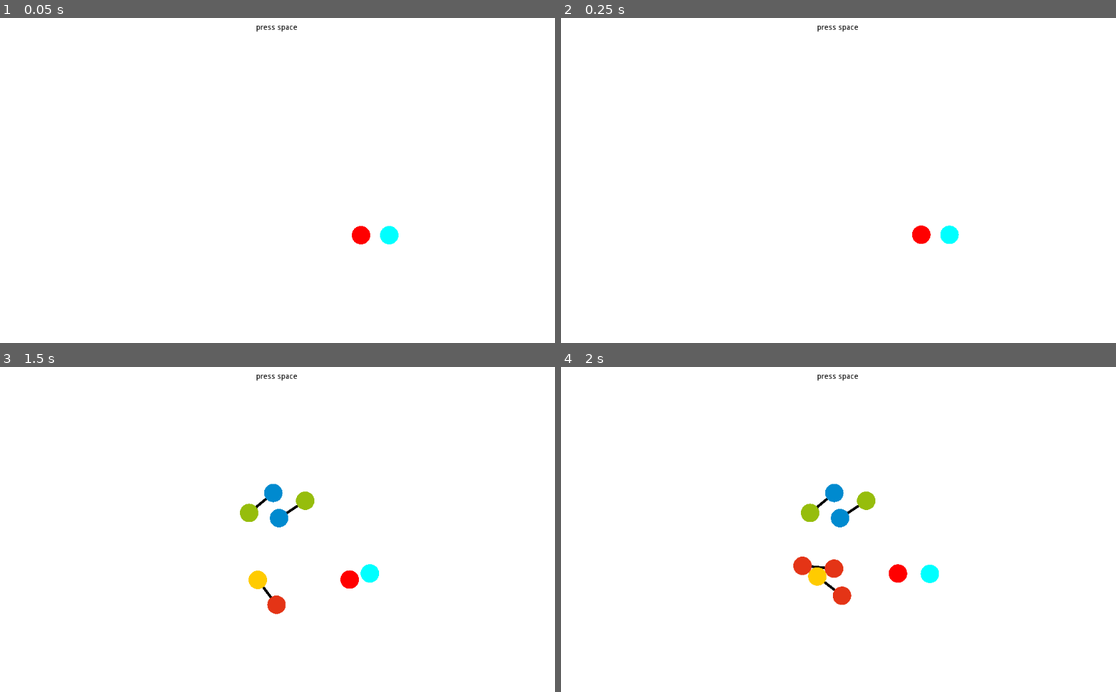
Above: before the commit, frames 1-4 (two rows, left to right).
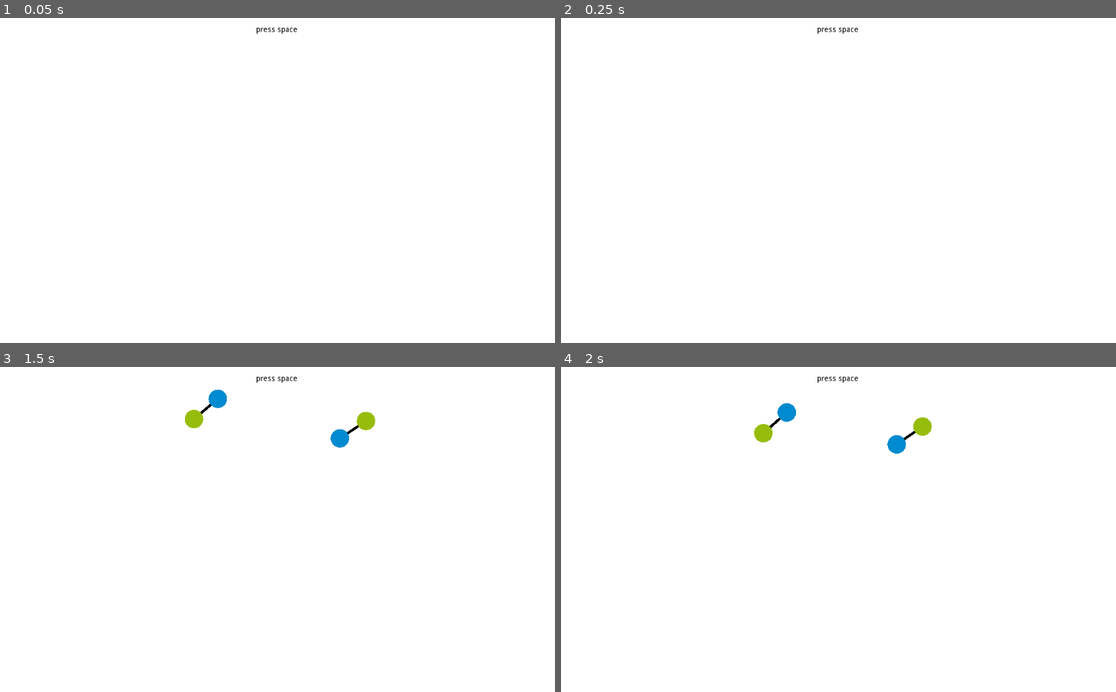
Above: after the commit, the same moments.

Repository: payload/naubino-godot
Game: Godot game, scene res://Game.tscn
Same seed, same stepped clock (60 frames per second), same inputs: the game is played once before the commit and once after it.
Inputs (mouse positions are in pixels of both pictures, inside the frame that each line leads up to):
- Up to frame 1 (0.05 s): no input
- Up to frame 2 (0.25 s): no input
- Up to frame 3 (1.5 s): tap Space (spawn_random) at 0.5, 0.6, 1.25 s; move the mouse to (355, 581) at 0.52 s; click (355, 581) at 0.67 s; move the mouse to (371, 575) at 1.27 s; click (371, 575) at 1.35 s
- Up to frame 4 (2 s): tap Space (spawn_random) at 1.55 s

The runs differ from the first frame. In frame 1, 0.4% of the frame differs, in the area x 46-72%, y 2-70%; in frame 2, 0.4%; in frame 3, 2.1%; in frame 4, 2.4%, in the area x 34-69%, y 2-74%.

Commit message:
fix ui center

Diff:
--- a/Game.gd
+++ b/Game.gd
@@ -10,7 +10,7 @@
 		var naub2: Naub = NaubScene.instance()
 
 		var radius_sum = naub1.radius + naub2.radius
-		var r = get_viewport_rect().size.x * 0.2
+		var r = get_viewport_rect().size.x
 		var pos = Vector2(r * sqrt(randf()), 0).rotated(TAU * randf())
 		var off = Vector2(radius_sum * 1.7 / 2, 0).rotated(TAU * randf())
 		naub1.global_position = pos + off
--- a/Game.tscn
+++ b/Game.tscn
@@ -1,6 +1,5 @@
-[gd_scene load_steps=7 format=2]
+[gd_scene load_steps=6 format=2]
 
-[ext_resource path="res://Naub.tscn" type="PackedScene" id=1]
 [ext_resource path="res://Game.gd" type="Script" id=2]
 [ext_resource path="res://Autopilot.gd" type="Script" id=3]
 [ext_resource path="res://NaubinoRules.gd" type="Script" id=4]
@@ -12,17 +11,8 @@
 radius = 100.0
 
 [node name="Node2D" type="Node2D"]
+position = Vector2( 512, 300 )
 script = ExtResource( 2 )
-
-[node name="Naub1" parent="." instance=ExtResource( 1 )]
-modulate = Color( 1, 0, 0, 1 )
-
-[node name="Naub2" parent="." instance=ExtResource( 1 )]
-modulate = Color( 0, 1, 1, 1 )
-position = Vector2( 207, 101 )
-
-[node name="Camera2D" type="Camera2D" parent="."]
-current = true
 
 [node name="GravityCenter" type="Node2D" parent="."]
 
@@ -54,11 +44,18 @@
 [node name="NaubinoRules" type="Node" parent="."]
 script = ExtResource( 4 )
 
-[node name="Label" type="Label" parent="."]
+[node name="Camera2D" type="Camera2D" parent="."]
+
+[node name="CanvasLayer" type="CanvasLayer" parent="."]
+follow_viewport_enable = true
+
+[node name="Label" type="Label" parent="CanvasLayer"]
 modulate = Color( 0, 0, 0, 1 )
+anchor_left = 0.5
+anchor_right = 0.5
 margin_left = -38.0
-margin_top = -289.0
+margin_top = 15.0
 margin_right = 38.0
-margin_bottom = -275.0
+margin_bottom = 14.0
 text = "press space"
 align = 1
--- a/project.godot
+++ b/project.godot
@@ -37,6 +37,7 @@
 [global]
 
 clear=false
+camera=false
 
 [input]
 
